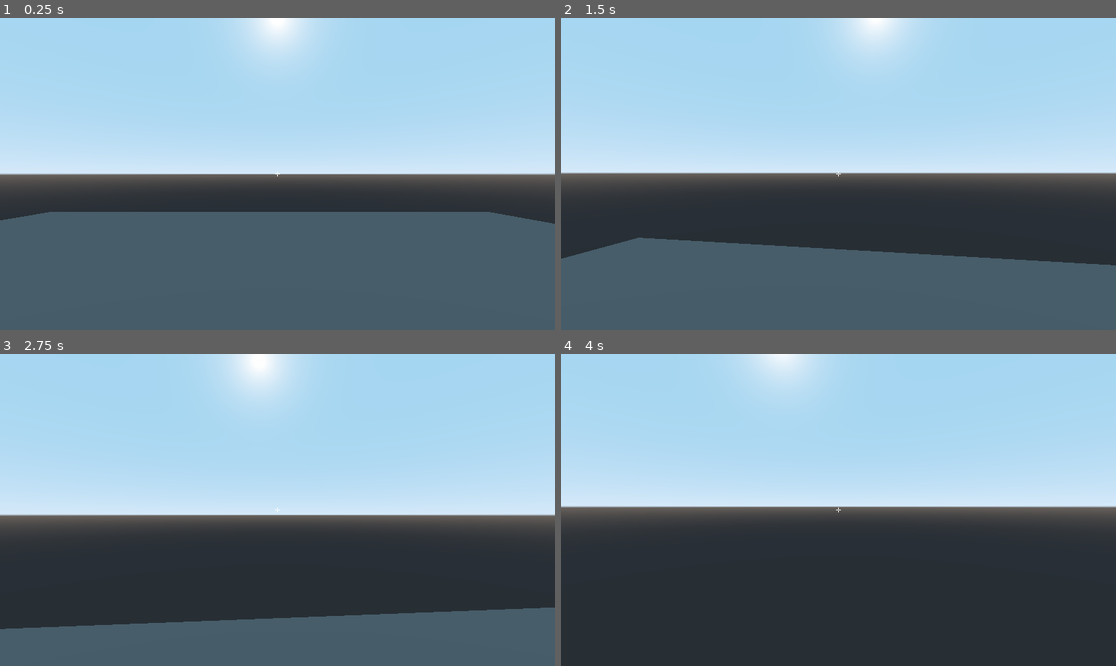
Above: before the commit, frames 1-4 (two rows, left to right).
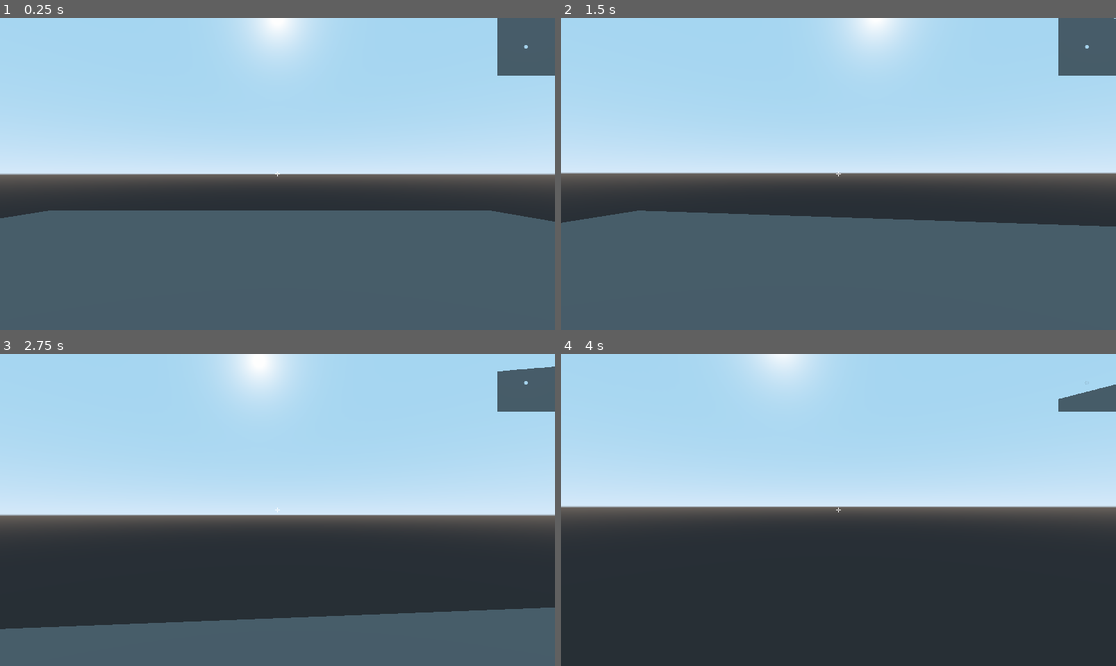
Above: after the commit, the same moments.

Repository: AndrewCoon/Bad-Game
Game: Godot game, scene res://Scenes/Room.tscn
Same seed, same stepped clock (60 frames per second), same inputs: the game is played once before the commit and once after it.
Inputs (mouse positions are in pixels of both pictures, inside the frame that each line leads up to):
- Up to frame 1 (0.25 s): no input
- Up to frame 2 (1.5 s): move the mouse to (866, 174) at 0.52 s; hold W (moveForward) from 0.53 s (still down); tap Space (jump) at 0.77 s; move the mouse to (810, 174) at 1.27 s
- Up to frame 3 (2.75 s): keep holding W (moveForward); tap Space (jump) at 1.52 s; move the mouse to (288, 503) at 2.02 s
- Up to frame 4 (4 s): keep holding W (moveForward); move the mouse to (832, 516) at 2.77 s; tap Space (jump) at 3.02, 3.77 s; move the mouse to (877, 513) at 3.52 s

The runs differ from the first frame. In frame 1, 2.4% of the frame differs, in the area x 0-100%, y 0-66%; in frame 2, 12%, in the area x 0-100%, y 0-80%; in frame 3, 1.4%; in frame 4, 0.7%.

Commit message:
added minimap

Diff:
--- a/Scenes/Player.tscn
+++ b/Scenes/Player.tscn
@@ -7,7 +7,7 @@
 
 [sub_resource type="CapsuleShape" id=2]
 
-[node name="KinematicBody" type="KinematicBody"]
+[node name="Player" type="KinematicBody"]
 script = ExtResource( 1 )
 
 [node name="MeshInstance" type="MeshInstance" parent="."]
--- a/Scenes/Room.tscn
+++ b/Scenes/Room.tscn
@@ -26,3 +26,27 @@
 
 [node name="Player" parent="." instance=ExtResource( 1 )]
 transform = Transform( 1, 0, 0, 0, 1.5, 0, 0, 0, 1, 0.706757, 2.32374, 0.257207 )
+
+[node name="RemoteTransform" type="RemoteTransform" parent="Player"]
+transform = Transform( 1, 0, 0, 0, -4.37114e-08, 1, 0, -1, -4.37114e-08, 0, 10, 0 )
+remote_path = NodePath("../../GUI/ViewportContainer/Viewport/Camera")
+
+[node name="GUI" type="CanvasLayer" parent="."]
+
+[node name="ViewportContainer" type="ViewportContainer" parent="GUI"]
+anchor_left = 1.0
+anchor_right = 1.0
+margin_left = -200.0
+margin_bottom = 200.0
+rect_min_size = Vector2( 200, 200 )
+
+[node name="Viewport" type="Viewport" parent="GUI/ViewportContainer"]
+size = Vector2( 200, 200 )
+transparent_bg = true
+handle_input_locally = false
+render_target_update_mode = 3
+
+[node name="Camera" type="Camera" parent="GUI/ViewportContainer/Viewport"]
+transform = Transform( 1, 0, 0, 0, -6.55671e-08, 1.5, 0, -1, -4.37114e-08, 0.706757, 17.3237, 0.257207 )
+projection = 1
+size = 30.0
--- a/Scripts/Player.gd
+++ b/Scripts/Player.gd
@@ -1,7 +1,7 @@
 extends KinematicBody
 
 var speed = 10
-var gravity = 9.81
+var gravity = 9.81 * 2
 var jump = 7
 
 var cameraAccel = 50
